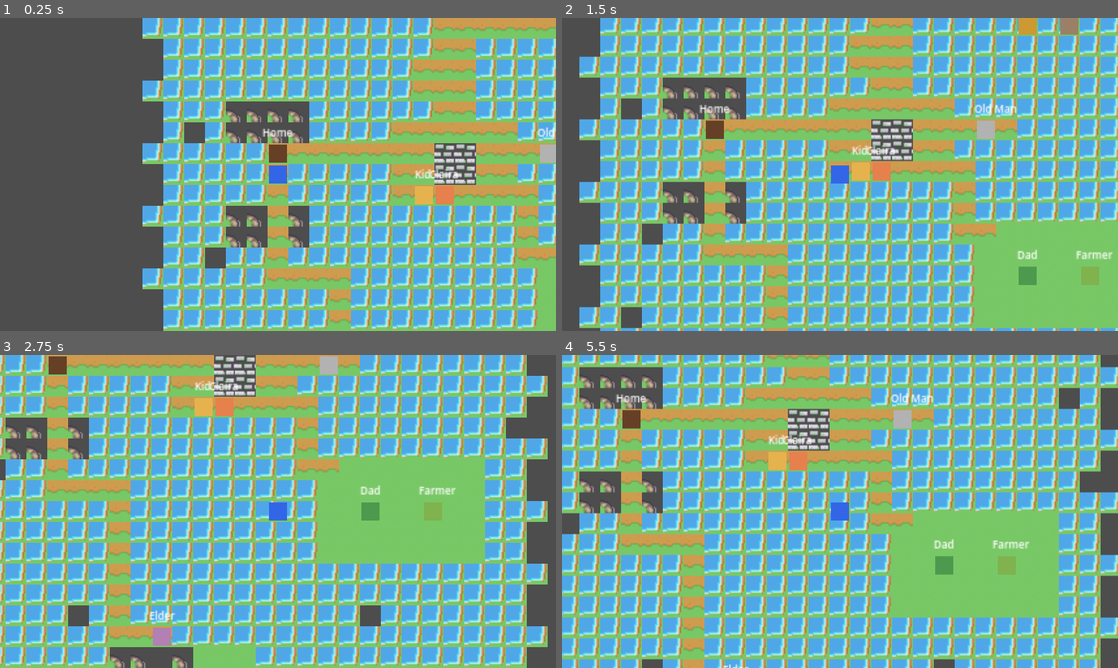
Above: before the commit, frames 1-4 (two rows, left to right).
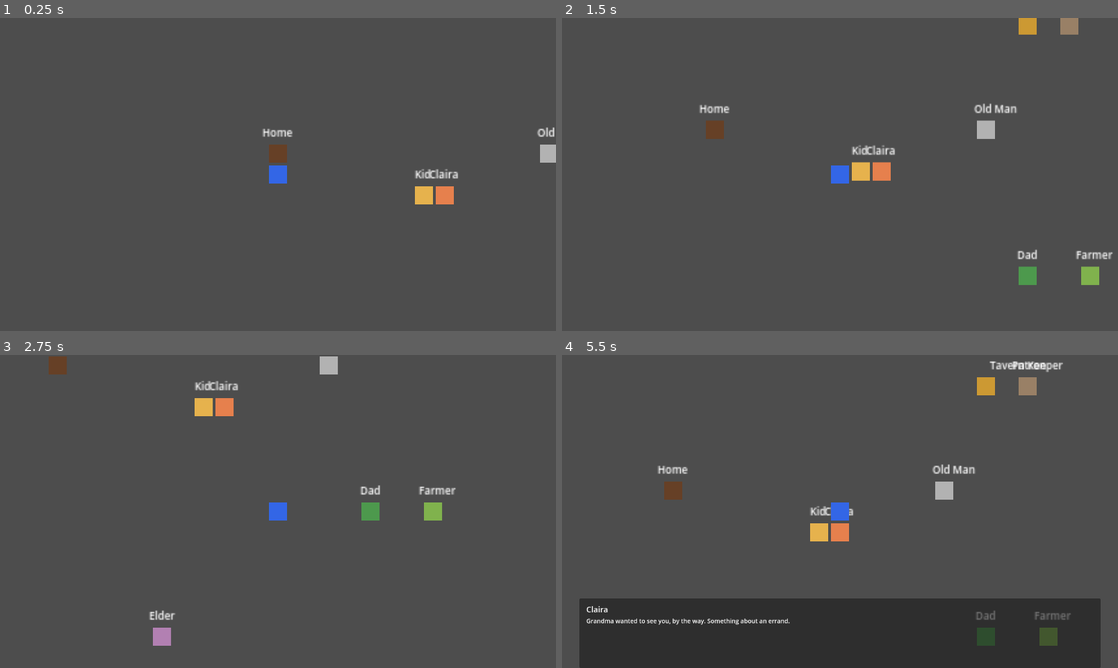
Above: after the commit, the same moments.

Repository: TunaCan-Jerry/automatic-dreamland
Game: Godot game, scene res://scenes/overworld/village.tscn
Same seed, same stepped clock (60 frames per second), same inputs: the game is played once before the commit and once after it.
Inputs (mouse positions are in pixels of both pictures, inside the frame that each line leads up to):
- Up to frame 1 (0.25 s): no input
- Up to frame 2 (1.5 s): tap Enter (ui_accept) at 0.5, 0.77 s; move the mouse to (962, 158) at 0.52 s; hold Right (ui_right) 0.53-1.28 s; click (962, 158) at 0.67 s; move the mouse to (728, 190) at 1.27 s; hold Down (ui_down) from 1.28 s (still down)
- Up to frame 3 (2.75 s): tap Enter (ui_accept) at 1.52 s; move the mouse to (333, 442) at 2.02 s; release Down (ui_down) at 2.03 s; hold Right (ui_right) from 2.03 s (still down)
- Up to frame 4 (5.5 s): move the mouse to (812, 574) at 2.77 s; release Right (ui_right) at 2.78 s; hold Up (ui_up) 2.78-3.53 s; click (812, 574) at 2.92 s; tap Enter (ui_accept) at 3.02, 3.77, 4.52, 5 s; move the mouse to (1006, 558) at 3.52 s; hold Left (ui_left) 3.53-5.03 s; move the mouse to (673, 464) at 4.27 s; move the mouse to (867, 511) at 5.02 s; hold Down (ui_down) from 5.03 s (still down); click (867, 511) at 5.17 s

The runs differ from the first frame. In frame 1, 68% of the frame differs, in the area x 25-100%, y 0-100%; in frame 2, 89%; in frame 3, 91%; in frame 4, 94%, in the area x 0-100%, y 0-100%.

Commit message:
refactor: switch to editor-painted tilemap for village
Remove programmatic tilemap generation. Village map now expects
a TileMapLayer child painted in the Godot editor using the Serene
Village tileset. Added setup_tileset.gd tool script to generate
the TileSet resource. Tile preview tool included for reference.

Co-Authored-By: Claude Opus 4.6 (1M context) <noreply@anthropic.com>

Diff:
--- /dev/null
+++ b/scenes/overworld/tile_preview.tscn
@@ -0,0 +1,6 @@
+[gd_scene load_steps=2 format=3]
+
+[ext_resource type="Script" path="res://scripts/overworld/tile_preview.gd" id="1"]
+
+[node name="TilePreview" type="Node2D"]
+script = ExtResource("1")
--- /dev/null
+++ b/scripts/overworld/tile_preview.gd
@@ -0,0 +1,73 @@
+extends Node2D
+
+# Temporary script to preview tileset tiles with their coordinates
+# Run this scene to see what tile is at each atlas position
+
+const TILE_SIZE := 16
+const PREVIEW_SCALE := 5
+const COLS := 19
+const ROWS := 10
+const START_ROW := 20  # show rows 20-29 (houses)
+
+func _ready() -> void:
+	var texture := load("res://assets/serene_village_16x16.png")
+	var scaled := TILE_SIZE * PREVIEW_SCALE
+	var gap := 8
+
+	var camera := Camera2D.new()
+	camera.position = Vector2(640, 400)
+	add_child(camera)
+
+	# Background
+	var bg := ColorRect.new()
+	bg.color = Color(0.15, 0.15, 0.2)
+	bg.size = Vector2(COLS * (scaled + gap) + 80, ROWS * (scaled + gap) + 80)
+	bg.position = Vector2.ZERO
+	bg.z_index = -1
+	add_child(bg)
+
+	for row_idx in range(ROWS):
+		var row := row_idx + START_ROW
+		for col in range(COLS):
+			var sprite := Sprite2D.new()
+			sprite.texture = texture
+			sprite.region_enabled = true
+			sprite.region_rect = Rect2(col * TILE_SIZE, row * TILE_SIZE, TILE_SIZE, TILE_SIZE)
+			sprite.scale = Vector2(PREVIEW_SCALE, PREVIEW_SCALE)
+			sprite.texture_filter = CanvasItem.TEXTURE_FILTER_NEAREST
+			sprite.position = Vector2(
+				col * (scaled + gap) + scaled / 2 + 40,
+				row_idx * (scaled + gap) + scaled / 2 + 40
+			)
+			add_child(sprite)
+
+			var label := Label.new()
+			label.text = "%d,%d" % [col, row]
+			label.position = Vector2(
+				col * (scaled + gap) + 35,
+				row_idx * (scaled + gap) + scaled + 42
+			)
+			label.add_theme_font_size_override("font_size", 12)
+			label.add_theme_color_override("font_color", Color.YELLOW)
+			add_child(label)
+
+	# Instructions
+	var info := Label.new()
+	info.text = "Arrow keys to scroll. Find tiles for: grass, path, water, tree, building, field"
+	info.position = Vector2(40, 10)
+	info.add_theme_font_size_override("font_size", 16)
+	info.add_theme_color_override("font_color", Color.WHITE)
+	add_child(info)
+
+
+func _process(delta: float) -> void:
+	var cam := get_node("Camera2D") as Camera2D
+	var speed := 400.0
+	if Input.is_action_pressed("ui_up"):
+		cam.position.y -= speed * delta
+	if Input.is_action_pressed("ui_down"):
+		cam.position.y += speed * delta
+	if Input.is_action_pressed("ui_left"):
+		cam.position.x -= speed * delta
+	if Input.is_action_pressed("ui_right"):
+		cam.position.x += speed * delta
--- a/scripts/overworld/village_map.gd
+++ b/scripts/overworld/village_map.gd
@@ -1,8 +1,6 @@
 extends Node2D
 
 const TILE_SIZE := 16
-const MAP_W := 32
-const MAP_H := 32
 
 var player: Node2D
 var claira_follow: Node2D
@@ -16,194 +14,13 @@
 	quest_state = SceneManager.quest_state
 	dialogue_manager = SceneManager.get_dialogue_manager()
 
-	_create_tilemap()
+	tilemap = $TileMap
+	_setup_npcs()
 	_setup_player()
-	_setup_npcs()
 	_setup_claira()
 
 
-func _create_tilemap() -> void:
-	tilemap = TileMapLayer.new()
-	tilemap.name = "TileMap"
-	add_child(tilemap)
-
-	var tileset := TileSet.new()
-	tileset.tile_size = Vector2i(TILE_SIZE, TILE_SIZE)
-
-	tileset.add_custom_data_layer()
-	tileset.set_custom_data_layer_name(0, "walkable")
-	tileset.set_custom_data_layer_type(0, TYPE_BOOL)
-
-	var source := TileSetAtlasSource.new()
-	var texture := load("res://assets/serene_village_16x16.png")
-	source.texture = texture
-	source.texture_region_size = Vector2i(TILE_SIZE, TILE_SIZE)
-
-	# Map our tile types to atlas coordinates in the Serene Village tileset
-	# These are (column, row) positions in the 19x45 grid
-	# We create tiles at these specific atlas coords
-	var tile_atlas_coords: Array[Vector2i] = [
-		Vector2i(1, 1),   # 0: grass (center of grass autotile)
-		Vector2i(7, 1),   # 1: path (center of path autotile)
-		Vector2i(1, 4),   # 2: water (center of water autotile)
-		Vector2i(5, 7),   # 3: building wall (stone/wood)
-		Vector2i(6, 7),   # 4: door
-		Vector2i(4, 1),   # 5: field (lighter grass / farmland)
-		Vector2i(11, 8),  # 6: tree trunk
-	]
-
-	for coord in tile_atlas_coords:
-		if not source.has_tile(coord):
-			source.create_tile(coord)
-
-	var source_id := tileset.add_source(source)
-	tilemap.tile_set = tileset
-
-	# Set walkable data: 0=grass, 1=path, 2=water, 3=building, 4=door, 5=field, 6=tree
-	var walkable := [true, true, false, false, true, true, false]
-	for i in range(tile_atlas_coords.size()):
-		var tile_data := source.get_tile_data(tile_atlas_coords[i], 0)
-		tile_data.set_custom_data_by_layer_id(0, walkable[i])
-
-	# Store atlas coords for use in _paint_village
-	_tile_coords = tile_atlas_coords
-	_paint_village(source_id)
-
-
-var _tile_coords: Array[Vector2i] = []
-
-func _get_tile(index: int) -> Vector2i:
-	return _tile_coords[index]
-
-
-func _paint_village(source_id: int) -> void:
-	var G := _get_tile(0)  # grass
-	var P := _get_tile(1)  # path
-	var W := _get_tile(2)  # water
-	var B := _get_tile(3)  # building
-	var D := _get_tile(4)  # door
-	var F := _get_tile(5)  # field
-	var T := _get_tile(6)  # tree
-
-	# Fill with grass
-	for x in range(MAP_W):
-		for y in range(MAP_H):
-			tilemap.set_cell(Vector2i(x, y), source_id, G)
-
-	# Tree border (irregular, not a solid wall)
-	for y in range(MAP_H):
-		tilemap.set_cell(Vector2i(0, y), source_id, T)
-		if y % 3 != 1:
-			tilemap.set_cell(Vector2i(1, y), source_id, T)
-		tilemap.set_cell(Vector2i(MAP_W - 1, y), source_id, T)
-		if y % 3 != 2:
-			tilemap.set_cell(Vector2i(MAP_W - 2, y), source_id, T)
-	for x in range(MAP_W):
-		if x < 14 or x > 17:
-			tilemap.set_cell(Vector2i(x, 0), source_id, T)
-		tilemap.set_cell(Vector2i(x, MAP_H - 1), source_id, T)
-
-	# Scattered trees for organic feel
-	for pos in [Vector2i(5, 5), Vector2i(7, 3), Vector2i(26, 7), Vector2i(28, 12),
-				Vector2i(4, 18), Vector2i(27, 20), Vector2i(6, 28), Vector2i(25, 28),
-				Vector2i(3, 12), Vector2i(28, 4), Vector2i(22, 25), Vector2i(8, 25),
-				Vector2i(3, 22), Vector2i(29, 16), Vector2i(14, 27), Vector2i(20, 3)]:
-		tilemap.set_cell(pos, source_id, T)
-
-	# === ENTRANCE (north) — path comes in from top center ===
-	for y in range(1, 6):
-		tilemap.set_cell(Vector2i(15, y), source_id, P)
-		tilemap.set_cell(Vector2i(16, y), source_id, P)
-
-	# === TAVERN — northeast, near entrance ===
-	# Building
-	for x in range(20, 25):
-		for y in range(4, 7):
-			tilemap.set_cell(Vector2i(x, y), source_id, B)
-	tilemap.set_cell(Vector2i(22, 7), source_id, D)  # tavern door
-	# Path to tavern
-	for x in range(16, 23):
-		tilemap.set_cell(Vector2i(x, 7), source_id, P)
-
-	# === VILLAGE SQUARE — center of map ===
-	# Wide open area with fountain
-	for x in range(13, 19):
-		for y in range(12, 16):
-			tilemap.set_cell(Vector2i(x, y), source_id, P)
-	# Fountain in center
-	tilemap.set_cell(Vector2i(15, 13), source_id, W)
-	tilemap.set_cell(Vector2i(16, 13), source_id, W)
-	tilemap.set_cell(Vector2i(15, 14), source_id, W)
-	tilemap.set_cell(Vector2i(16, 14), source_id, W)
-
-	# Path from entrance to square (winding)
-	for y in range(6, 12):
-		tilemap.set_cell(Vector2i(15, y), source_id, P)
-		tilemap.set_cell(Vector2i(16, y), source_id, P)
-	# Slight curve
-	tilemap.set_cell(Vector2i(14, 9), source_id, P)
-	tilemap.set_cell(Vector2i(14, 10), source_id, P)
-
-	# === YOUR HOUSE — west of square ===
-	for x in range(5, 9):
-		for y in range(11, 13):
-			tilemap.set_cell(Vector2i(x, y), source_id, B)
-	tilemap.set_cell(Vector2i(7, 13), source_id, D)
-	# Path from square to your house
-	for x in range(7, 13):
-		tilemap.set_cell(Vector2i(x, 13), source_id, P)
-
-	# === CLAIRA'S HOUSE — southwest, near yours ===
-	for x in range(5, 9):
-		for y in range(16, 18):
-			tilemap.set_cell(Vector2i(x, y), source_id, B)
-	tilemap.set_cell(Vector2i(7, 18), source_id, D)
-	# Path connecting houses
-	for y in range(13, 19):
-		tilemap.set_cell(Vector2i(7, y), source_id, P)
-
-	# === BENCH AREA — east side of square ===
-	# Just path tiles with the old couple nearby
-	for x in range(19, 22):
-		tilemap.set_cell(Vector2i(x, 13), source_id, P)
-
-	# === FIELDS — southeast ===
-	for x in range(20, 28):
-		for y in range(18, 23):
-			tilemap.set_cell(Vector2i(x, y), source_id, F)
-	# Path to fields
-	for y in range(15, 19):
-		tilemap.set_cell(Vector2i(19, y), source_id, P)
-	for x in range(16, 20):
-		tilemap.set_cell(Vector2i(x, 15), source_id, P)
-	for x in range(19, 21):
-		tilemap.set_cell(Vector2i(x, 18), source_id, P)
-
-	# === THE TREE — between houses and elder's, off the path ===
-	tilemap.set_cell(Vector2i(10, 21), source_id, T)
-	# Small clearing around it
-	tilemap.set_cell(Vector2i(9, 21), source_id, G)
-	tilemap.set_cell(Vector2i(11, 21), source_id, G)
-	tilemap.set_cell(Vector2i(10, 20), source_id, G)
-	tilemap.set_cell(Vector2i(10, 22), source_id, G)
-
-	# === ELDER'S HOUSE — far south, slightly west, tucked away ===
-	for x in range(10, 14):
-		for y in range(27, 29):
-			tilemap.set_cell(Vector2i(x, y), source_id, B)
-	tilemap.set_cell(Vector2i(12, 27), source_id, D)
-	# Garden near elder's house
-	for x in range(14, 17):
-		for y in range(27, 30):
-			tilemap.set_cell(Vector2i(x, y), source_id, F)
-	# Winding path from houses area to elder's
-	for y in range(19, 27):
-		tilemap.set_cell(Vector2i(10, y), source_id, P)
-	tilemap.set_cell(Vector2i(11, 26), source_id, P)
-	tilemap.set_cell(Vector2i(12, 26), source_id, P)
-	# Connect to main path network
-	for x in range(7, 11):
-		tilemap.set_cell(Vector2i(x, 19), source_id, P)
+	# Tilemap is now painted in the Godot editor — no programmatic generation
 
 
 func _setup_player() -> void:
--- /dev/null
+++ b/scripts/tools/setup_tileset.gd
@@ -0,0 +1,39 @@
+@tool
+extends EditorScript
+
+# Run this once from the Godot editor: Script > Run (Ctrl+Shift+X)
+# Creates a TileSet resource from the Serene Village tileset
+
+func _run() -> void:
+	var tileset := TileSet.new()
+	tileset.tile_size = Vector2i(16, 16)
+
+	tileset.add_custom_data_layer()
+	tileset.set_custom_data_layer_name(0, "walkable")
+	tileset.set_custom_data_layer_type(0, TYPE_BOOL)
+
+	var source := TileSetAtlasSource.new()
+	var texture := load("res://assets/serene_village_16x16.png")
+	source.texture = texture
+	source.texture_region_size = Vector2i(16, 16)
+
+	# Create all tiles in the atlas (19 columns x 45 rows)
+	for col in range(19):
+		for row in range(45):
+			var coord := Vector2i(col, row)
+			source.create_tile(coord)
+
+	var source_id := tileset.add_source(source)
+
+	# Set all tiles walkable by default, then mark unwalkable ones
+	for col in range(19):
+		for row in range(45):
+			var tile_data := source.get_tile_data(Vector2i(col, row), 0)
+			tile_data.set_custom_data_by_layer_id(0, true)
+
+	# Save the resource
+	var err := ResourceSaver.save(tileset, "res://assets/serene_village_tileset.tres")
+	if err == OK:
+		print("TileSet saved to res://assets/serene_village_tileset.tres")
+	else:
+		print("ERROR saving TileSet: ", err)
Not shown, changed: assets/.DS_Store
Not shown, changed: assets/tilesets/.DS_Store
